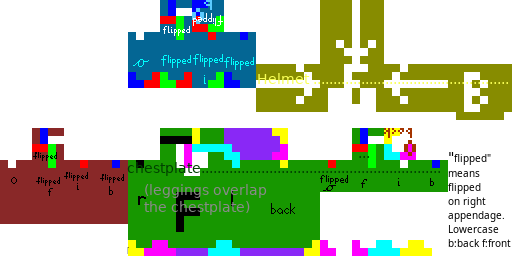
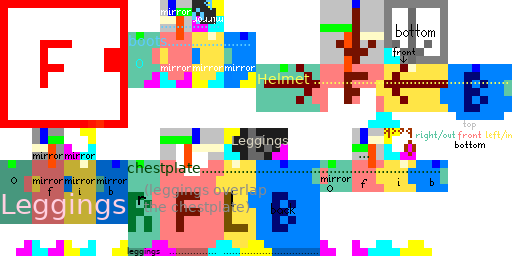
Layered file, before and after one edit (512x256). Changes by layer:
added layer "legend" above "mirror and left/right/in/out n..." over [416, 120, 512, 148]
renamed "'flipped' ..." to "mirror and left/right/in/out n...", painted on it over [448, 152, 511, 247]
added layer "helmet-notes" above "UNUSED helmet-mask" over [393, 24, 435, 63]
renamed "(helmet)" to "UNUSED helmet-mask", hid it, painted on it over [256, 0, 512, 120]
removed layer "Pasted Layer copy" over [136, 128, 288, 168]
removed layer "Pasted Layer" over [328, 128, 440, 168]
renamed "Leggings..." to "leggings-label", moved it above "leggings-notes" over [2, 135, 318, 256]
added layer "leggings-notes" above "UNUSED leggings-mask" over [11, 152, 127, 196]
renamed "(leggings)" to "UNUSED leggings-mask", hid it, painted on it over [0, 128, 320, 256]
renamed "b hand armor (L is flipped on X)" to "gloves-notes", painted on it over [320, 128, 432, 192]
added layer "chestplate-notes" above "UNUSED chestplate-mask" over [138, 175, 434, 214]
renamed "(chestplate)" to "UNUSED chestplate-mask", hid it, painted on it over [128, 26, 448, 256]
showed "............... (Boots)" over [161, 26, 219, 28]
showed "Boots....................." over [129, 35, 250, 46]
added layer "boots-notes" above "UNUSED boots-mask" over [136, 0, 255, 71]
renamed "(boots)" to "UNUSED boots-mask", hid it, painted on it over [128, 0, 256, 88]
added layer "guide" above "leggings" over [8, 0, 480, 256]
added layer "leggings" above "all except leggings" over [0, 128, 320, 256]
added layer "all except leggings" above "Pasted Layer #1" over [0, 0, 512, 256]
